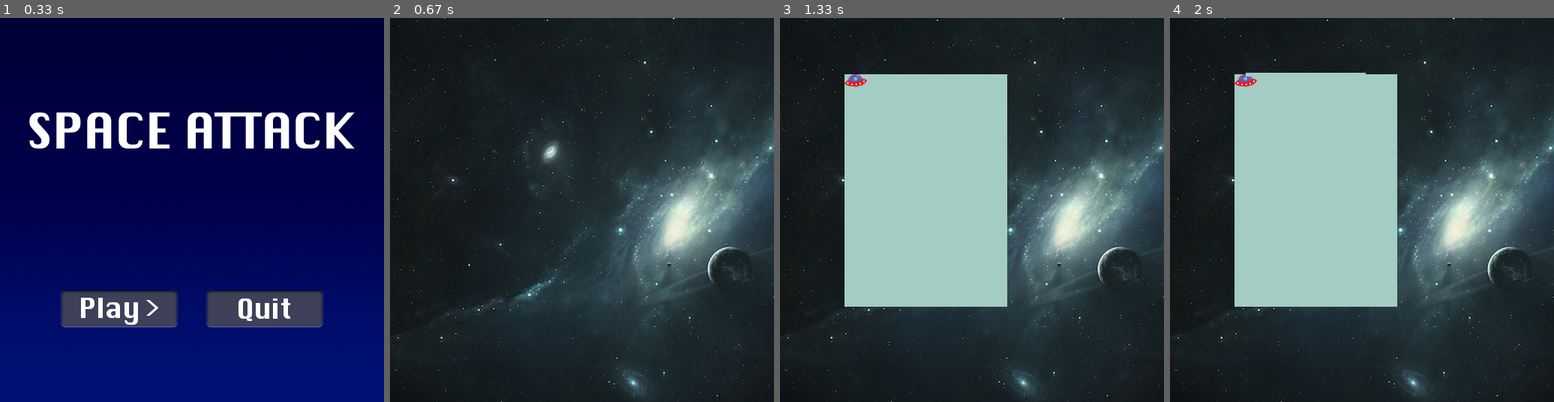
Above: before the commit, frames 1-4 (left to right).
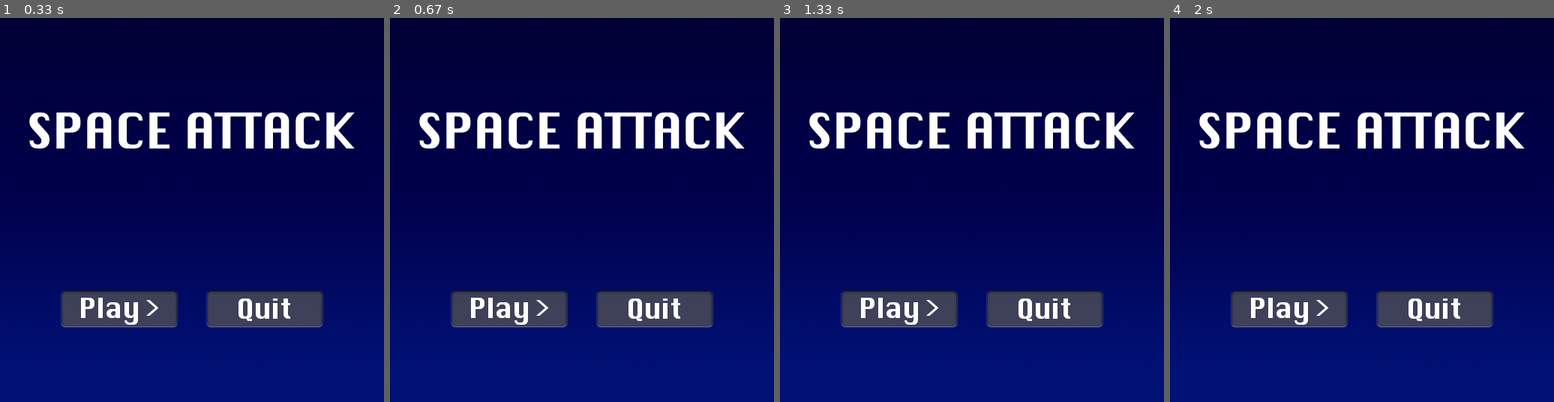
Above: after the commit, the same moments.

Repository: ezfe/Space-Attack
Game: pygame game, started from Space-Attack/main.py
The game is run twice, just before and just after one commit, with the same random seed, the same clock (stepped at 60 frames per second) and the same inputs.
Inputs (mouse positions are in pixels of both pictures, inside the frame that each line leads up to):
- Up to frame 1 (0.33 s): no input
- Up to frame 2 (0.67 s): tap Space at 0.33 s
- Up to frame 3 (1.33 s): press the mouse at (1006, 306) at 0.7 s; move the mouse to (925, 190) at 0.8 s; release the mouse at (845, 75) at 0.93 s; tap G at 1 s
- Up to frame 4 (2 s): press the mouse at (1246, 83) at 1.37 s; move the mouse to (1304, 79) at 1.47 s; release the mouse at (1365, 71) at 1.6 s; press the mouse at (1246, 83) at 1.7 s; move the mouse to (1300, 217) at 1.8 s; release the mouse at (1354, 348) at 1.93 s

Frame 1 is identical in both runs. In frame 2, 99% of the frame differs, in the area x 0-100%, y 0-100%; in frame 3, 99%; in frame 4, 99%.

Commit message:
Removed editor

Diff:
--- a/Space-Attack/main.py
+++ b/Space-Attack/main.py
@@ -109,13 +109,13 @@
                         self.editorPlayer2Sprite.y = y
 
             # Handle Key Presses for Main Menu
-            if self.window == "main menu":
-                if event.key == K_SPACE:
+            #if self.window == "main menu":
+                #if event.key == K_SPACE:
                     #self.loadLevel(4)
                     #self.player.doUpdate = False
                     #self.player2.doUpdate = False
-                    self.window = "editor"
-                    self.backgroundImage.setImage("images/levelbackground.png")
+                    #self.window = "editor"
+                    #self.backgroundImage.setImage("images/levelbackground.png")
 
         if event.type == MOUSEBUTTONUP:
 
